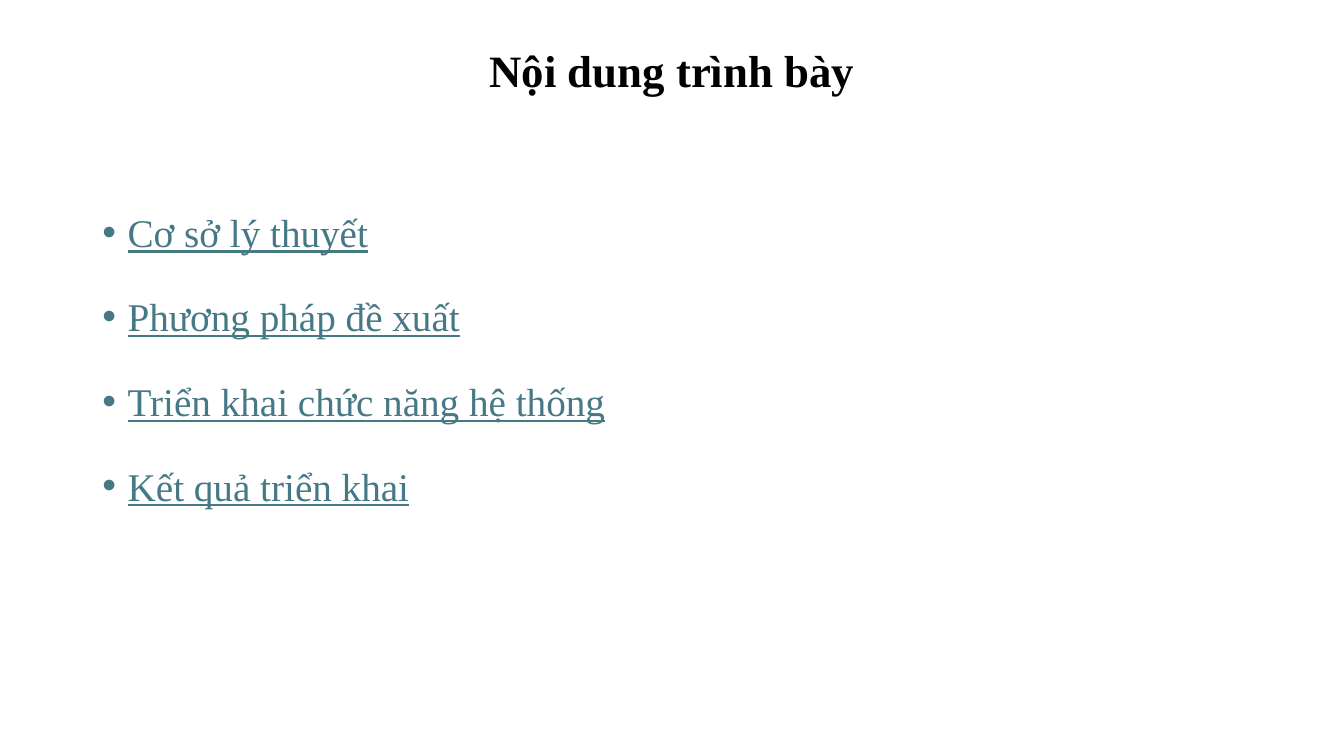
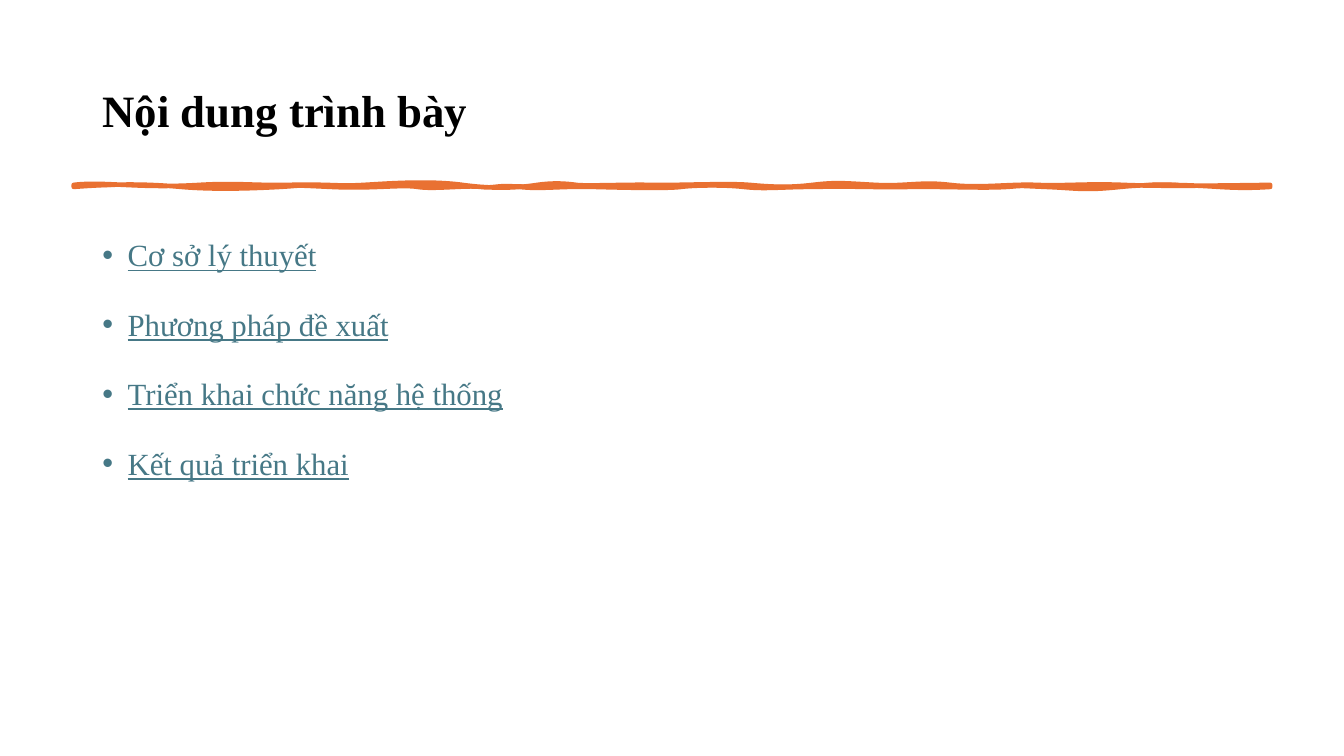
Before and after one commit to ngovanuc/Vietnamese_History_Chatbot, a slide deck: slide 2 of documents/slide bao cao.pptx. Drawn at 1344x756 pixels with LibreOffice and Linux fonts; fonts in the diff are those of the drawing. Boxes give left, top, right and bottom in pixels: in the first picture for what was removed or moved away, otherwise in the second. Text is boxed around its words. In the diff, an @@ line names an element or a change of style, - is before the commit and + after.

```diff
--- a/documents/slide bao cao.pptx
+++ b/documents/slide bao cao.pptx
@@ title "Nội dung trình bày" at (102,95,467,137): alignment centre to left @@
@@ freeform shape added at (74,185,1270,187), fill #E97132, outline #E97132 3.25 pt @@
@@ text "Cơ sở lý thuyết": place and size @@
-text "Cơ sở lý thuyết" at (128,218,605,508)
+text "Cơ sở lý thuyết" at (128,243,503,481)
@@ text "Cơ sở lý thuyết" at (128,243,503,481): size 28 to 22 pt; vertical alignment middle to top @@
```
Also in this commit, not shown: 4 other slides changed.
